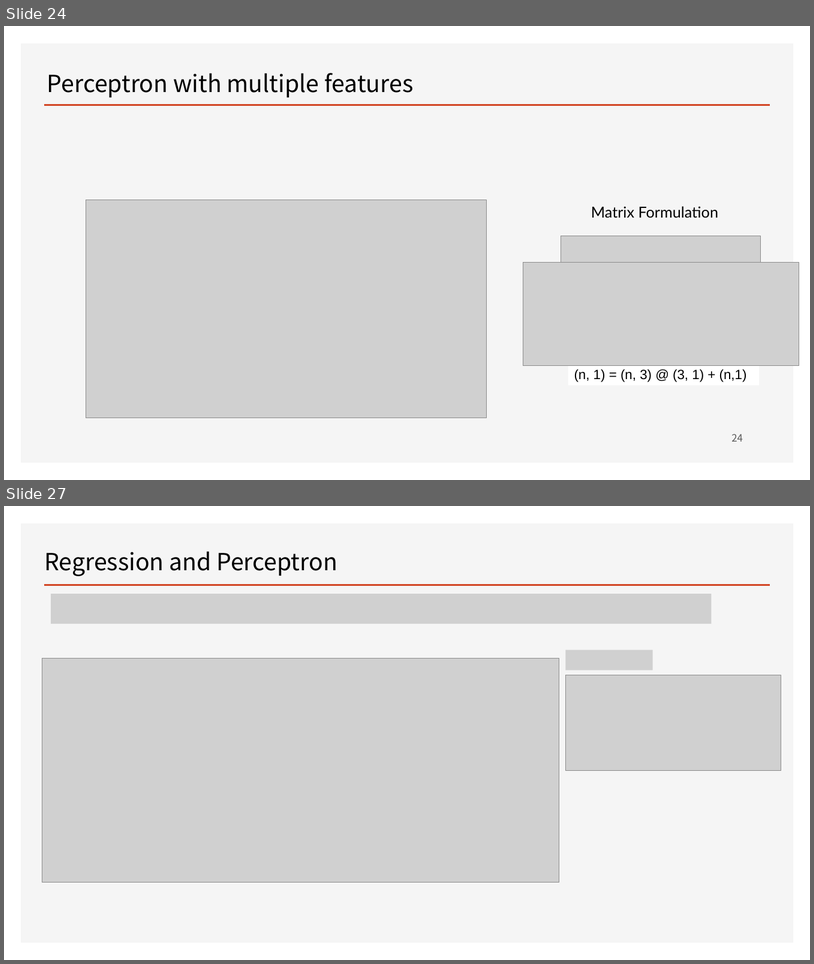
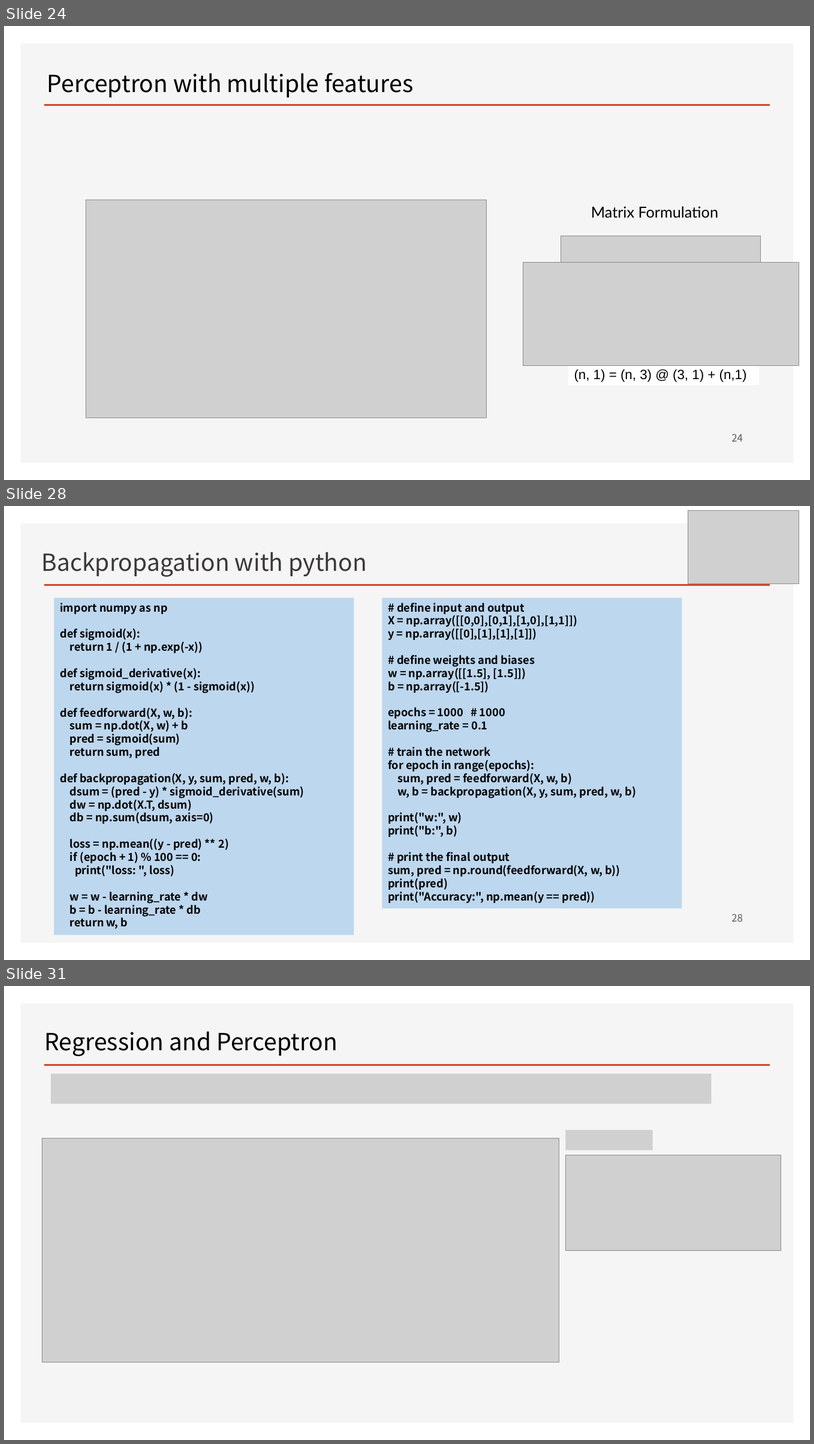
Before and after one commit to ancestor9/mathematics-for-machine-learning, a slide deck: Linear_Algebra/w4_Perceptron_Regression.pptx. Shown one above the other, each under a label of ours: slides 24 and 27 before the commit, slides 24, 28 and 31 after it; the slides between them are not shown. The pictures are 814x964 and 814x1444 pixels, drawn with LibreOffice and Linux fonts; fonts in the diff are those of the drawing; grey boxes stand for pictures; background and template pictures are left out. Boxes give left, top, right and bottom in pixels: in the first picture for what was removed or moved away, otherwise in the second. Text is boxed around its words. In the diff, an @@ line names an element or a change of style, - is before the commit and + after.

```diff
--- a/Linear_Algebra/w4_Perceptron_Regression.pptx
+++ b/Linear_Algebra/w4_Perceptron_Regression.pptx
@@ slide 28 added at (4, 506, 810, 960), background #FFFFFF; not listed: 2 template elements that a slide beside it also shows @@
@@ picture added at (689, 510, 800, 583) @@
@@ text added at (41, 552, 367, 577), 28 pt, text #3B3838 @@
+Backpropagation with python
@@ rectangle added at (54, 598, 354, 935), fill #BDD7EE, 13 pt, text #000000, bold @@
+import numpy as np
+def sigmoid(x):
+return 1 / (1 + np.exp(-x))
+def sigmoid_derivative(x):
+return sigmoid(x) * (1 - sigmoid(x))
+def feedforward(X, w, b):
+sum = np.dot(X, w) + b
+pred = sigmoid(sum)
+return sum, pred
+def backpropagation(X, y, sum, pred, w, b):
+dsum = (pred - y) * sigmoid_derivative(sum)
+dw = np.dot(X.T, dsum)
+db = np.sum(dsum, axis=0)
+loss = np.mean((y - pred) ** 2)
+if (epoch + 1) % 100 == 0:
+print("loss: ", loss)
+w = w - learning_rate * dw
+b = b - learning_rate * db
+return w, b
@@ rectangle added at (382, 598, 682, 908), fill #BDD7EE, 13 pt, text #000000, bold @@
+# define input and output
+X = np.array([[0,0],[0,1],[1,0],[1,1]])
+y = np.array([[0],[1],[1],[1]])
+# define weights and biases
+w = np.array([[1.5], [1.5]])
+b = np.array([-1.5])
+epochs = 1000 # 1000
+learning_rate = 0.1
+# train the network
+for epoch in range(epochs):
+sum, pred = feedforward(X, w, b)
+w, b = backpropagation(X, y, sum, pred, w, b)
+print("w:", w)
+print("b:", b)
+# print the final output
+sum, pred = np.round(feedforward(X, w, b))
+print(pred)
+print("Accuracy:", np.mean(y == pred))
@@ page number added at (732, 913, 743, 921), 12 pt, text #595959 @@
+28
@@ what was slide 27 is now slide 31 @@
```
Also in this commit, not shown: 11 slides changed, 1 other slide added.
